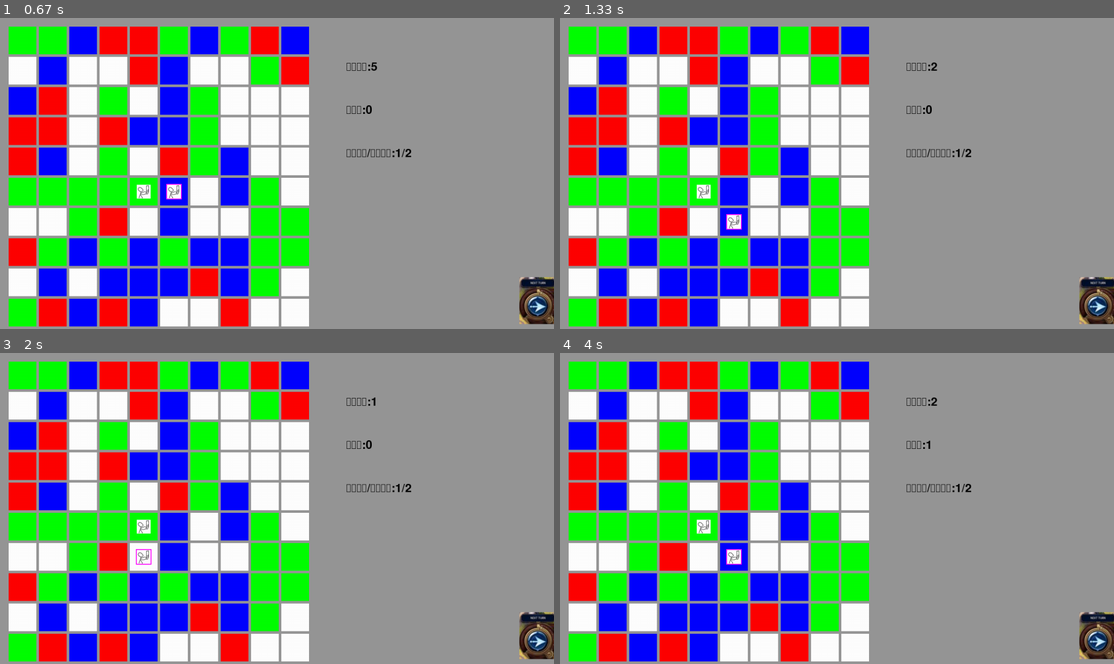
Above: before the commit, frames 1-4 (two rows, left to right).
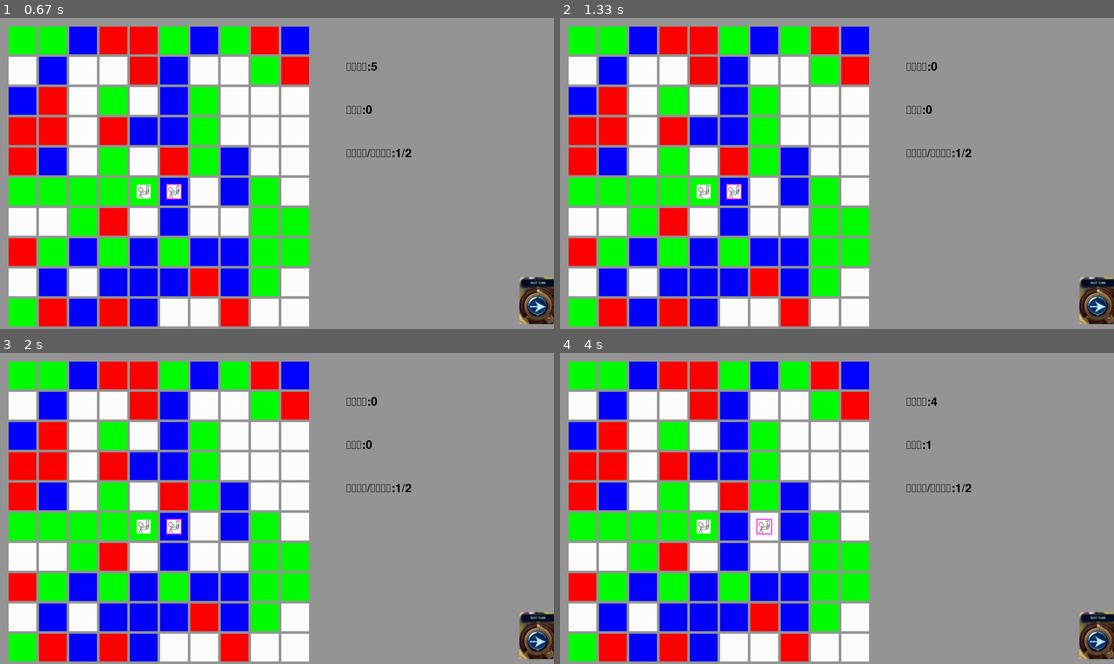
Above: after the commit, the same moments.

Repository: Dichkens/PYGAME
Game: pygame game, started from game/main.py
The game is run twice, just before and just after one commit, with the same random seed, the same clock (stepped at 60 frames per second) and the same inputs.
Inputs (mouse positions are in pixels of both pictures, inside the frame that each line leads up to):
- Up to frame 1 (0.67 s): click (265, 210) at 0.38 s
- Up to frame 2 (1.33 s): hold Left 0.67-1.2 s; hold Down from 1.23 s (still down)
- Up to frame 3 (2 s): release Down at 1.73 s; hold Left from 1.77 s (still down)
- Up to frame 4 (4 s): release Left at 2.37 s; click (1097, 639) at 3.4 s; hold Right from 3.85 s (still down)

Frame 1 is identical in both runs. In frame 2, 0.3% of the frame differs, in the area x 30-69%, y 14-69%; in frame 3, 0.3%; in frame 4, 0.3%.

Commit message:
attack and life

Diff:
--- a/game/main.py
+++ b/game/main.py
@@ -38,10 +38,23 @@
         self.placeY = y
         self.image = pygame.Surface([32, 32])
         self.image.fill(image)
-        self.image.blit(braverPic, (0, 0))
         self.rect = self.image.get_rect()
         self.rect.x = 36 + self.placeX * 70
         self.rect.y = 36 + self.placeY * 70
+        self.attack = 0
+        self.life = 0
+
+    def kill(self):
+        self.image.fill(BLACK)
+        self.rect.x = -100
+        self.rect.y = -100
+        self.placeX = -1
+        self.placeY = -1
+        self.restMoveStep = 0
+        self.maxMoveStep = 0
+        self.attack = 0
+        self.life = 0
+        self.remove(test_group)
 
     def move(self, xmove, ymove, block):
         if 0 <= self.placeX + xmove <= 9 and 0 <= self.placeY + ymove <= 9:
@@ -54,6 +67,23 @@
                     block[self.placeX][self.placeY].ifArmyUnit = True
                     self.rect.x = 36 + self.placeX * 70
                     self.rect.y = 36 + self.placeY * 70
+            else:
+                for unit in test_group.sprites():
+                    if unit.placeX == self.placeX + xmove and unit.placeY == self.placeY + ymove:
+                        self.restMoveStep = 0
+                        unit.life -= self.attack
+                        self.life -= unit.attack + 1
+                        if unit.life <= 0:
+                            unit.kill()
+                            block[unit.placeX][unit.placeY].ifArmyUnit = False
+                            self.placeX += xmove
+                            self.placeY += ymove
+                            self.rect.x = 36 + self.placeX * 70
+                            self.rect.y = 36 + self.placeY * 70
+                            self.life = 1
+                        if self.life <= 0:
+                            self.kill()
+                            block[self.placeX][self.placeY].ifArmyUnit = False
 
 
 class Building(pygame.sprite.Sprite):
@@ -76,10 +106,14 @@
         self.ifBuilding = False
 
 
-def createArmyUnit(step, x, y, color, group, gamemap):
+def createArmyUnit(step, x, y, color, group, gamemap, armytype):
     unit = Unit(step, color, x, y)
     gamemap[x][y].ifArmyUnit = True
     group.add(unit)
+    if armytype == "braver":
+        unit.image.blit(braverPic, (0, 0))
+        unit.life = 10
+        unit.attack = 3
 
 
 def createBuilding(x, y, color, group, gamemap, buildingtype):
@@ -137,8 +171,8 @@
     numOfRound = 0
     unitNum = 0
     test_group = pygame.sprite.Group()
-    createArmyUnit(5, 5, 5, BLACK, test_group, gameMap)
-    createArmyUnit(5, 4, 5, BLACK, test_group, gameMap)
+    createArmyUnit(5, 5, 5, BLACK, test_group, gameMap, "braver")
+    createArmyUnit(5, 4, 5, BLACK, test_group, gameMap, "braver")
     nowUnit = test_group.sprites()[unitNum]
 
     nextTurnArea = pygame.Rect((1200, 600), windowSize)  # 下一回合点击区域
@@ -183,8 +217,11 @@
             mainScreen.blit(textRestStep, (800, 100))
             textRound = font.render("回合数:" + str(numOfRound), True, BLACK)
             mainScreen.blit(textRound, (800, 200))
-            textNow = font.render("当前单位/总单位数:" + str(unitNum % groupLength + 1) + '/' + str(groupLength), True,
-                                  BLACK)
+            if groupLength != 0:
+                textNow = font.render("当前单位/总单位数:" + str(unitNum % groupLength + 1) + '/' + str(groupLength), True,
+                                    BLACK)
+            else:
+                textNow = font.render("当前单位为0!,全死了" , True, BLACK)
             mainScreen.blit(textNow, (800, 300))
             mainScreen.blit(nextTurnPic, (1200, 600))  # 下一回合按钮
 
